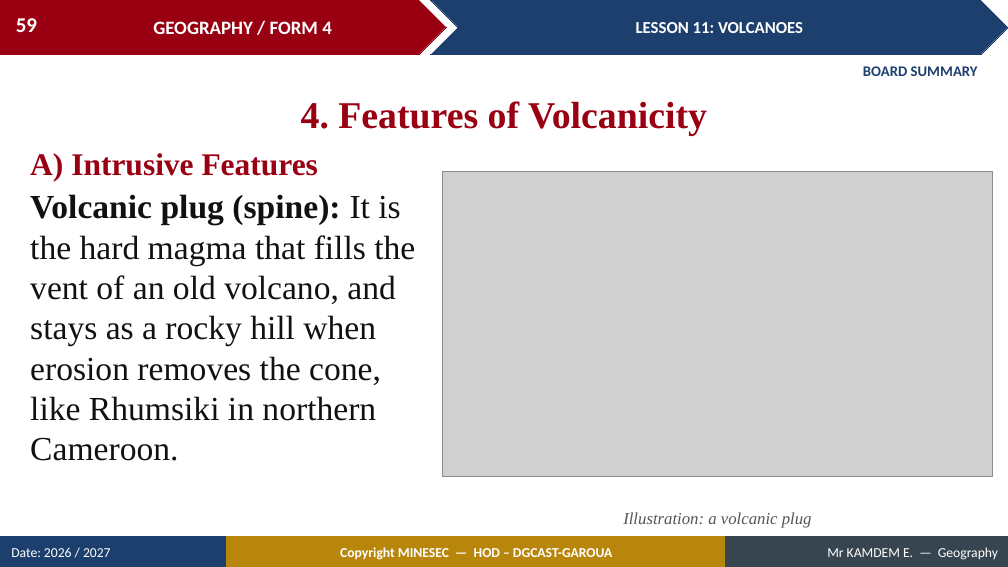
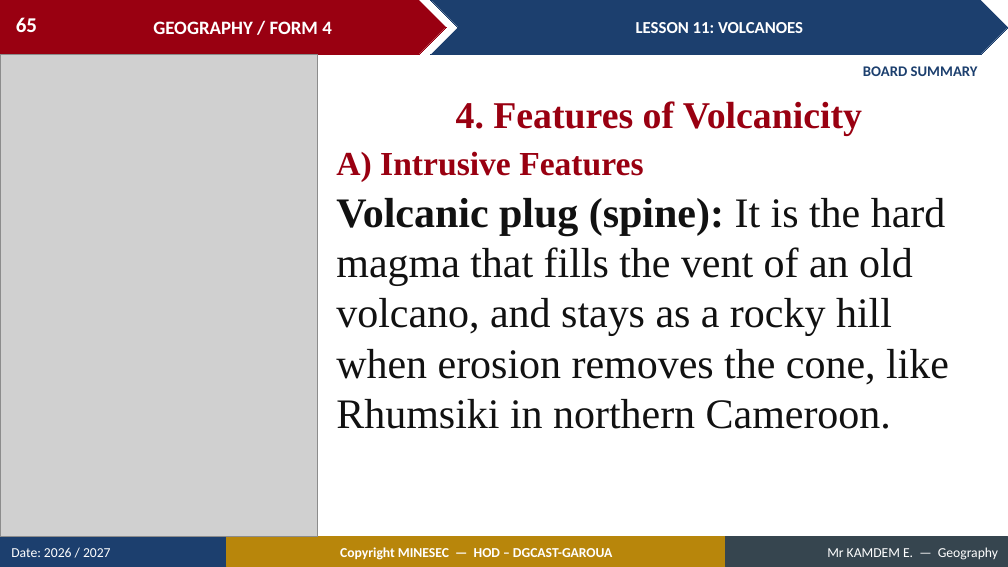
Before and after one commit to Berthautk/linea-github, a slide deck: slide 65 of lecons/F3/14_FORM4_LESSON11_Volcanoes.pptx (slide 59 before the commit). Drawn at 1008x567 pixels with LibreOffice and Linux fonts; fonts in the diff are those of the drawing; grey boxes stand for pictures. Boxes give left, top, right and bottom in pixels: in the first picture for what was removed or moved away, otherwise in the second. Text is boxed around its words. In the diff, an @@ line names an element or a change of style, - is before the commit and + after.

```diff
--- a/lecons/F3/14_FORM4_LESSON11_Volcanoes.pptx
+++ b/lecons/F3/14_FORM4_LESSON11_Volcanoes.pptx
@@ page number at [16,17,37,32]: text changed @@
-59
+65
@@ picture added at [0,54,318,537] @@
@@ text "4. Features of Volcanicity": place and size @@
-text "4. Features of Volcanicity" at [301,101,707,136]
+text "4. Features of Volcanicity" at [456,101,862,136]
@@ text "A) Intrusive Features": place and size @@
-text "A) Intrusive Features" at [30,153,318,181]
+text "A) Intrusive Features" at [336,151,643,182]
@@ text "A) Intrusive Features" at [336,151,643,182]: size 30 to 32 pt @@
@@ picture removed at [442,171,993,476] @@
@@ text "Volcanic plug (spine): It is ...": place and size @@
-text "Volcanic plug (spine): It is ..." at [30,194,415,461]
+text "Volcanic plug (spine): It is ..." at [336,198,949,429]
@@ text "Volcanic plug (spine): It is ..." at [336,198,949,429]: size 32 to 40 pt @@
@@ text removed at [623,512,812,528] @@
-Illustration: a volcanic plug
```
Also in this commit, not shown: 12 other slides changed, 12 slides added, 5 other files.
